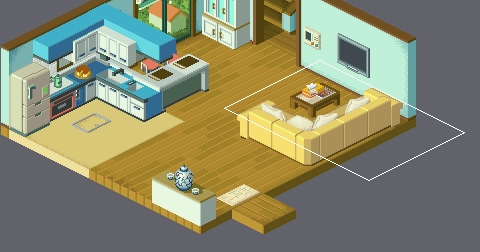
Tiled map: areas/lanshome.tmx. The first picture is a wide view before the edit; the outline marks the close-up.
Close-up. Old version:
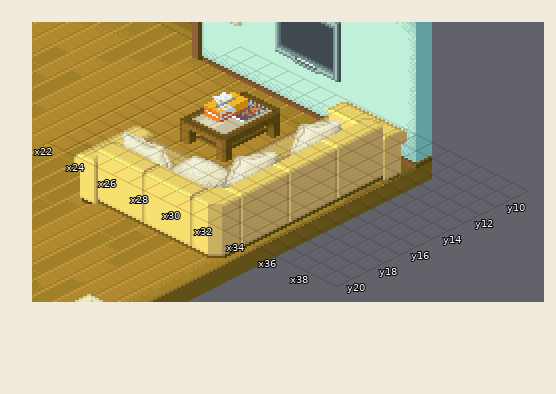
Cells are 16x8 px. Isometric: x runs down to the right, y down to the left. Shown: x 22..39, y 9..20. The commit also changed other parts of the map, which this record leaves out.
Now the later version:
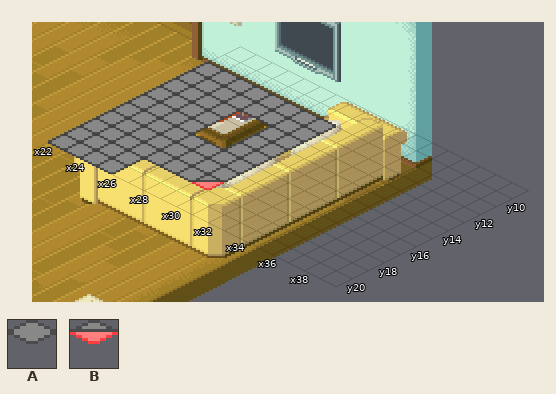
Key: from "SmallGenericTile": A 0, B 32.
_ is an empty cell.
Tiles of an added or newly shown layer are drawn over the layers below it.
Diff:
{"where": "layer \"Tile Layer 1\" (now shown)"}
{"y":11,"x":22,"old":"________","new":"AAAAAAAA"}
{"y":12,"x":22,"old":"________","new":"AAAAAAAA"}
{"y":13,"x":22,"old":"____","new":"AAAA"}
{"y":13,"x":28,"old":"__","new":"AA"}
{"y":14,"x":22,"old":"____","new":"AAAA"}
{"y":14,"x":28,"old":"__","new":"AA"}
{"y":15,"x":22,"old":"____","new":"AAAA"}
{"y":15,"x":28,"old":"__","new":"AA"}
{"y":16,"x":22,"old":"________","new":"AAAAAAAA"}
{"y":17,"x":22,"old":"________","new":"AAAAAAAA"}
{"y":18,"x":22,"old":"________","new":"AAAAAAAB"}
{"y":19,"x":22,"old":"____","new":"AAAA"}
{"y":20,"x":22,"old":"____","new":"AAAA"}
{"label":"added","picture_box":[48,62,336,190]}
